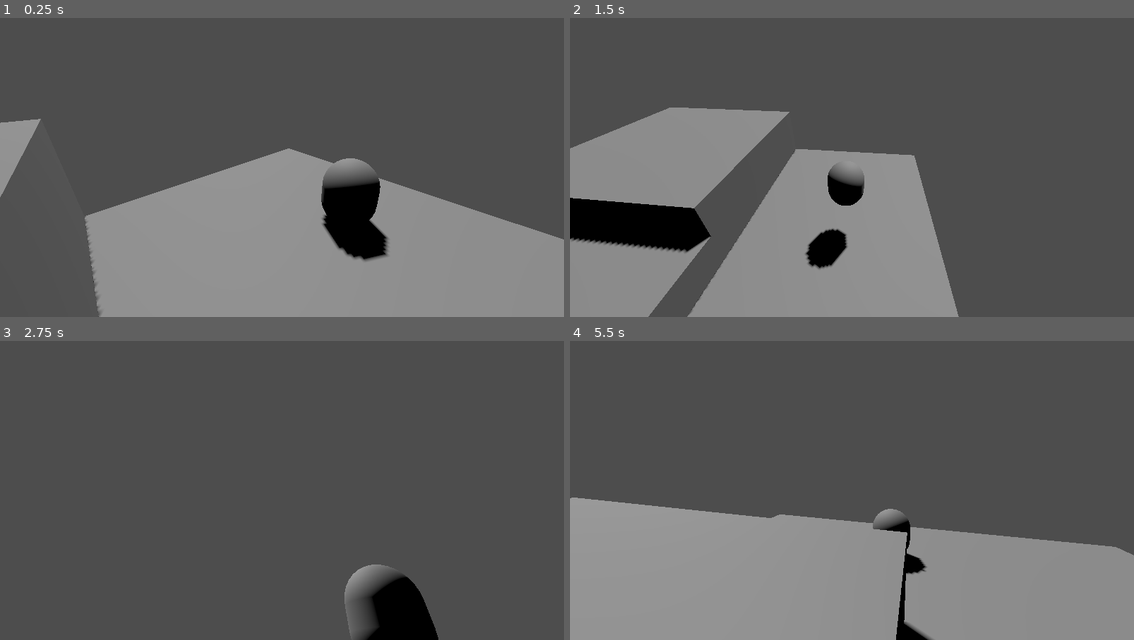
Above: before the commit, frames 1-4 (two rows, left to right).
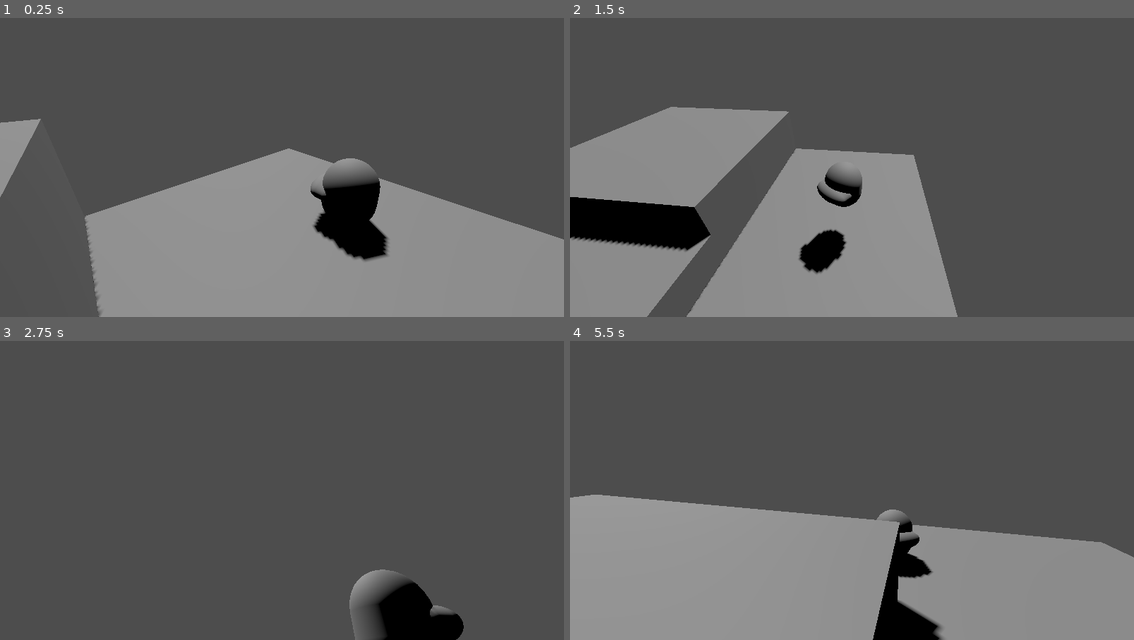
Above: after the commit, the same moments.

Repository: stinkykittens/bad-oinks-3d
Game: Godot game, scene res://maps/test_map.tscn
The game is run twice, just before and just after one commit, with the same random seed, the same clock (stepped at 60 frames per second) and the same inputs. The project has no main scene, so this scene is started directly.
Inputs (mouse positions are in pixels of both pictures, inside the frame that each line leads up to):
- Up to frame 1 (0.25 s): no input
- Up to frame 2 (1.5 s): move the mouse to (976, 143) at 0.52 s; hold D (move_right) 0.53-1.28 s; tap Space (jump) at 0.6, 0.77, 1.07 s; move the mouse to (739, 173) at 1.27 s; hold S (move_down) from 1.28 s (still down); tap Down (rotate_camera_down) at 1.35 s
- Up to frame 3 (2.75 s): tap Space (jump) at 1.52, 1.55, 1.82, 2.3 s; move the mouse to (338, 412) at 2.02 s; release S (move_down) at 2.03 s; hold D (move_right) from 2.03 s (still down); tap Left (rotate_camera_left) at 2.1 s
- Up to frame 4 (5.5 s): move the mouse to (823, 544) at 2.77 s; release D (move_right) at 2.78 s; hold W (move_up) 2.78-3.53 s; tap Right (rotate_camera_right) at 2.85 s; tap Space (jump) at 3.02, 3.05, 3.32, 3.77, 3.8, 4.07, 4.35, 4.52, 4.82, 5.3 s; move the mouse to (1021, 529) at 3.52 s; hold A (move_left) 3.53-5.03 s; tap Up (rotate_camera_up) at 3.6 s; move the mouse to (682, 433) at 4.27 s; move the mouse to (880, 481) at 5.02 s; hold S (move_down) from 5.03 s (still down); tap Down (rotate_camera_down) at 5.1 s

The runs differ from the first frame. In frame 1, 0.3% of the frame differs, in the area x 3-67%, y 46-75%; in frame 2, 1.3%; in frame 3, 1.8%; in frame 4, 3.2%, in the area x 0-100%, y 51-100%.

Commit message:
Add statemachine to player and make it look in the direction you are going

Diff:
--- a/character/player/player.gd
+++ b/character/player/player.gd
@@ -1,32 +1,77 @@
 class_name Player
 extends CharacterBody3D
+
+enum States {
+	Idle,
+	Run,
+	Jump,
+	Fall,
+	Dash
+}
+
 
 @export var move_speed := 8.0
 @export var move_deadzone := 0.25
 @export var gravity_scale := 1.0
+@export var jump_gravity_scale := 0.8
 @export var jump_strenght := 8.0
+
+@export var rotaion_smooth_speed_grounded := 6
+@export var rotaion_smooth_speed_air := 3
+
+
+var state: States
+
+var _target_rotation: float
 
 
 func _ready() -> void:
-	pass # Replace with function body.
+	state = States.Idle
 
 
 func _physics_process(delta: float) -> void:
-	var input: Vector3
+	var input: Vector2
 	input.x = Input.get_axis("move_left", "move_right")
-	input.z = Input.get_axis("move_up", "move_down")
-	var input_scale = smoothstep(move_deadzone, 1, input.length())
+	input.y = Input.get_axis("move_up", "move_down")
+	var input_scale = min(1, input.length())
 	input = input.normalized() * input_scale
+	var camera := get_tree().root.get_camera_3d()
+	var input_direction := Vector3(input.x, 0, input.y).rotated(Vector3.UP, camera.global_rotation.y)
 
-	var angle = get_tree().root.get_camera_3d().global_rotation.y
-	input = input.rotated(Vector3.UP, angle)
-	rotation.y = input.angle_to(Vector3.UP)
+	if is_on_floor() and (state == States.Fall or state == States.Jump):
+		# Ground entered
+		state = States.Idle
 
-	velocity.x = input.x
-	velocity.z = input.z
-	velocity.y -= ProjectSettings.get_setting("physics/3d/default_gravity") * gravity_scale * delta
+	if not is_on_floor() and (state == States.Idle or state == States.Run):
+		# Ground exited
+		state = States.Fall
+
+	if state == States.Idle:
+		velocity.x = 0
+		velocity.z = 0
+		velocity.y = -1
+		if input_scale > move_deadzone:
+			state = States.Run
+
+	if state == States.Run:
+		velocity.y = -1
+		velocity.x = input_direction.x
+		velocity.z = input_direction.z
+		if input_scale < move_deadzone:
+			state = States.Idle
+		else:
+			_target_rotation = camera.global_rotation.y + input.angle_to(Vector2.UP)
+
+	if state == States.Fall:
+		velocity.y -= ProjectSettings.get_setting("physics/3d/default_gravity") * gravity_scale * delta
+
+	if state == States.Jump:
+		velocity.y -= ProjectSettings.get_setting("physics/3d/default_gravity") * jump_gravity_scale * delta
+
+	rotation.y = lerp_angle(rotation.y, _target_rotation, delta * (rotaion_smooth_speed_grounded if is_on_floor() else rotaion_smooth_speed_air))
 
 	if is_on_floor() and Input.is_action_just_pressed("jump"):
 		velocity.y = jump_strenght
 
 	move_and_slide()
+	print(state)
--- a/character/player/player.tscn
+++ b/character/player/player.tscn
@@ -13,10 +13,18 @@
 [node name="Player" type="CharacterBody3D" unique_id=153297718]
 script = ExtResource("1_8eijk")
 move_speed = 12.0
+move_deadzone = null
+gravity_scale = null
 jump_strenght = 5.5
+rotaion_smooth_speed_grounded = null
+rotaion_smooth_speed_air = null
 
 [node name="MeshInstance3D" type="MeshInstance3D" parent="." unique_id=569681655]
 transform = Transform3D(1, 0, 0, 0, 1, 0, 0, 0, 1, 0, 0.6289198, 0)
+mesh = SubResource("CapsuleMesh_hmqog")
+
+[node name="MeshInstance3D2" type="MeshInstance3D" parent="." unique_id=1449414350]
+transform = Transform3D(1, 0, 0, 0, -2.4252357e-08, 0.4245487, 0, -0.55482924, -1.8557612e-08, 0, 0.6289198, -0.3506441)
 mesh = SubResource("CapsuleMesh_hmqog")
 
 [node name="CollisionShape3D" type="CollisionShape3D" parent="." unique_id=781817899]
--- a/maps/test_map.tscn
+++ b/maps/test_map.tscn
@@ -27,6 +27,11 @@
 
 [node name="Player" parent="." unique_id=153297718 instance=ExtResource("1_6slyc")]
 transform = Transform3D(1, 0, 0, 0, 1, 0, 0, 0, 1, 3.6947079, 0.5000005, -2.2088194)
+move_speed = 8.0
+move_deadzone = 0.25
+gravity_scale = 1.0
+rotaion_smooth_speed_grounded = 6
+rotaion_smooth_speed_air = 3
 
 [node name="CameraTarget" type="Node3D" parent="." unique_id=575704390]
 transform = Transform3D(1, 0, 0, 0, 1, 0, 0, 0, 1, -3, 3, -3)
--- a/project.godot
+++ b/project.godot
@@ -40,12 +40,6 @@
 , Object(InputEventJoypadMotion,"resource_local_to_scene":false,"resource_name":"","device":-1,"axis":1,"axis_value":1.0,"script":null)
 ]
 }
-jump={
-"deadzone": 0.2,
-"events": [Object(InputEventKey,"resource_local_to_scene":false,"resource_name":"","device":-1,"window_id":0,"alt_pressed":false,"shift_pressed":false,"ctrl_pressed":false,"meta_pressed":false,"pressed":false,"keycode":0,"physical_keycode":32,"key_label":0,"unicode":32,"location":0,"echo":false,"script":null)
-, Object(InputEventJoypadButton,"resource_local_to_scene":false,"resource_name":"","device":-1,"button_index":0,"pressure":0.0,"pressed":true,"script":null)
-]
-}
 rotate_camera_left={
 "deadzone": 0.2,
 "events": [Object(InputEventKey,"resource_local_to_scene":false,"resource_name":"","device":-1,"window_id":0,"alt_press …(195 unchanged characters)…
@@ -70,6 +64,18 @@
 , Object(InputEventJoypadMotion,"resource_local_to_scene":false,"resource_name":"","device":-1,"axis":3,"axis_value":1.0,"script":null)
 ]
 }
+jump={
+"deadzone": 0.2,
+"events": [Object(InputEventKey,"resource_local_to_scene":false,"resource_name":"","device":-1,"window_id":0,"alt_pressed":false,"shift_pressed":false,"ctrl_pressed":false,"meta_pressed":false,"pressed":false,"keycode":0,"physical_keycode":32,"key_label":0,"unicode":32,"location":0,"echo":false,"script":null)
+, Object(InputEventJoypadButton,"resource_local_to_scene":false,"resource_name":"","device":-1,"button_index":0,"pressure":0.0,"pressed":true,"script":null)
+]
+}
+dash={
+"deadzone": 0.2,
+"events": [Object(InputEventKey,"resource_local_to_scene":false,"resource_name":"","device":-1,"window_id":0,"alt_pressed":false,"shift_pressed":false,"ctrl_pressed":false,"meta_pressed":false,"pressed":false,"keycode":0,"physical_keycode":4194325,"key_label":0,"unicode":0,"location":0,"echo":false,"script":null)
+, Object(InputEventJoypadButton,"resource_local_to_scene":false,"resource_name":"","device":-1,"button_index":2,"pressure":0.0,"pressed":true,"script":null)
+]
+}
 
 [layer_names]
 
